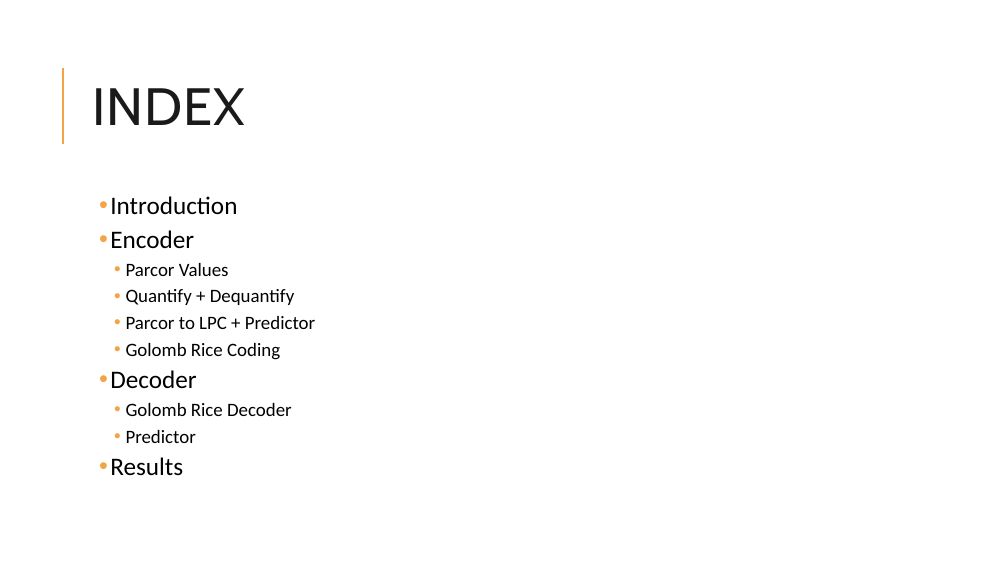
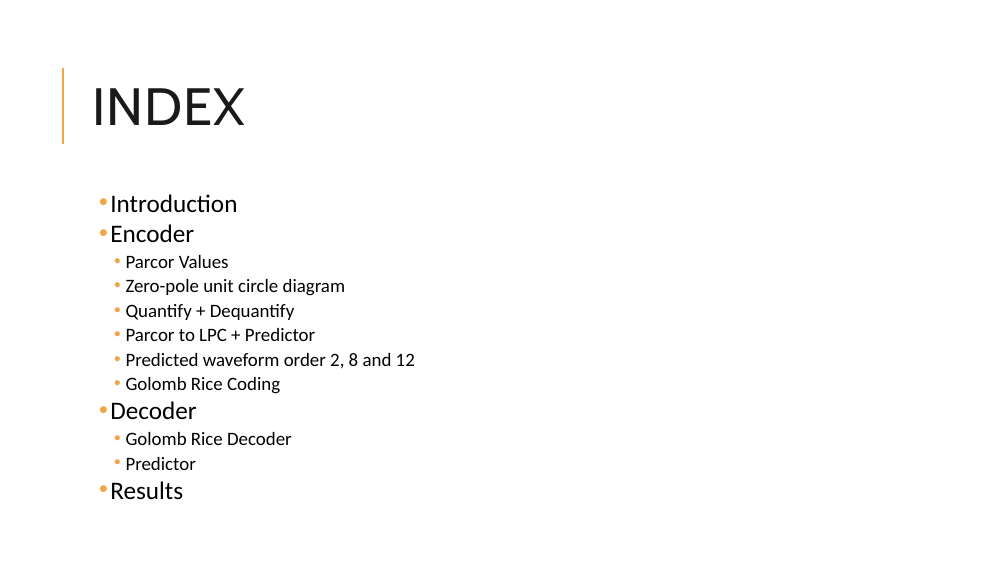
Before and after one commit to paudom/CCAV_1, a slide deck: slide 2 of MPEG 4-LosSeless audio coding.pptx. Drawn at 1008x567 pixels with LibreOffice and Linux fonts; fonts in the diff are those of the drawing. Boxes give left, top, right and bottom in pixels: in the first picture for what was removed or moved away, otherwise in the second. Text is boxed around its words. In the diff, an @@ line names an element or a change of style, - is before the commit and + after.

```diff
--- a/MPEG 4-LosSeless audio coding.pptx
+++ b/MPEG 4-LosSeless audio coding.pptx
@@ text at (x1=110, y1=194, x2=315, y2=500): line spacing 0.9 to 0.8 @@
@@ text at (x1=126, y1=279, x2=346, y2=296): paragraph added @@
+    • Zero-pole unit circle diagram
@@ text at (x1=126, y1=353, x2=415, y2=369): paragraph added @@
+    • Predicted waveform order 2, 8 and 12
```
Also in this commit, not shown: 2 other slides changed, 5 slides added, 3 other files.
